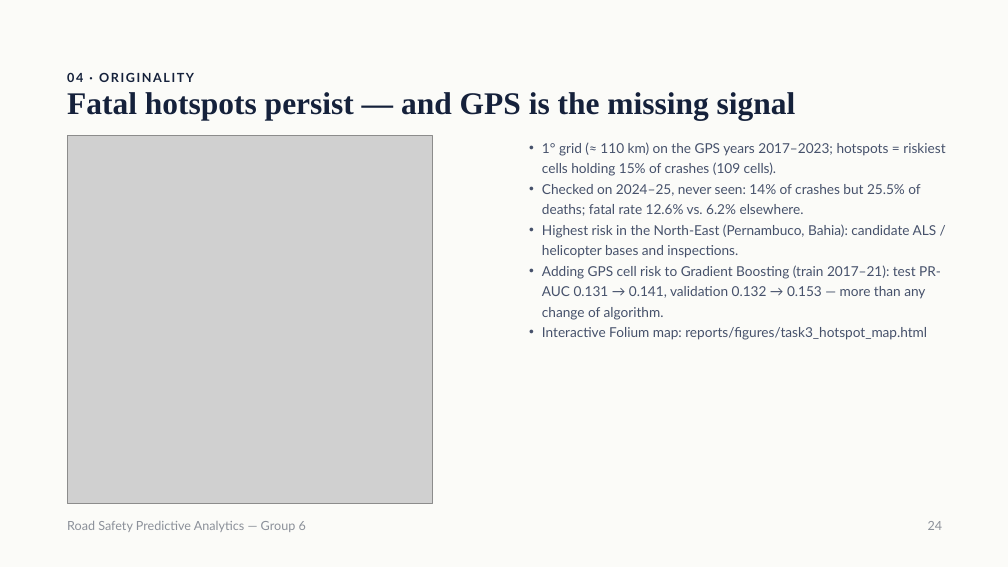
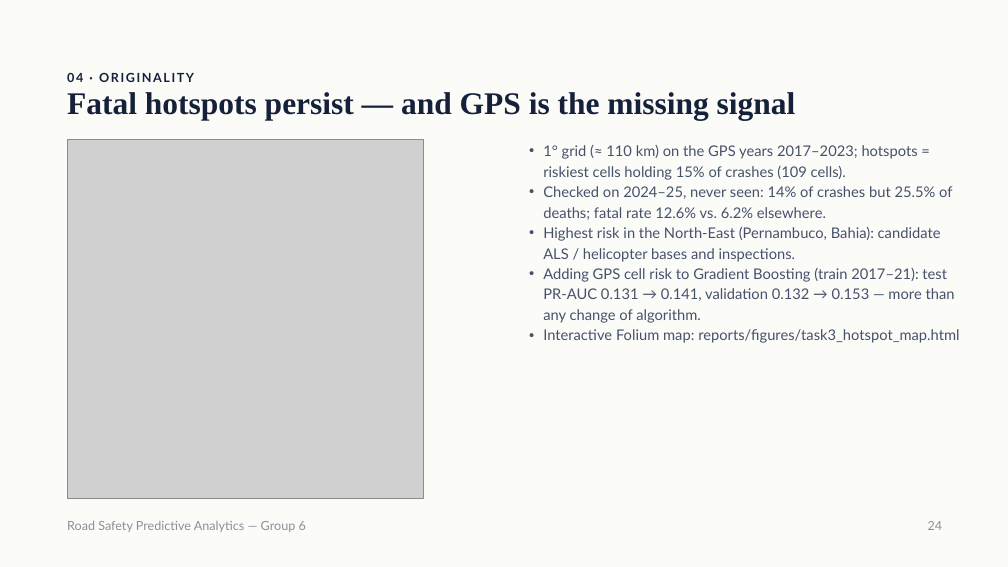
Before and after one commit to samuelbarrezueta/predictive-analytics-forecasting, a slide deck: slide 24 of reports/presentation/Road Safety Predictive Analytics — Group 6.pptx. Drawn at 1008x567 pixels with LibreOffice and Linux fonts; fonts in the diff are those of the drawing; grey boxes stand for pictures. Boxes give left, top, right and bottom in pixels: in the first picture for what was removed or moved away, otherwise in the second. Text is boxed around its words. In the diff, an @@ line names an element or a change of style, - is before the commit and + after.

```diff
--- a/reports/presentation/Road Safety Predictive Analytics — Group 6.pptx
+++ b/reports/presentation/Road Safety Predictive Analytics — Group 6.pptx
@@ picture: place and size @@
-picture at bbox=[67, 136, 433, 504]
+picture at bbox=[67, 139, 423, 498]
@@ text "1° grid (≈ 110 km) ..." at bbox=[543, 145, 959, 343]: size 13 to 14 pt; indent changed @@
```
Also in this commit, not shown: 4 other slides changed.
